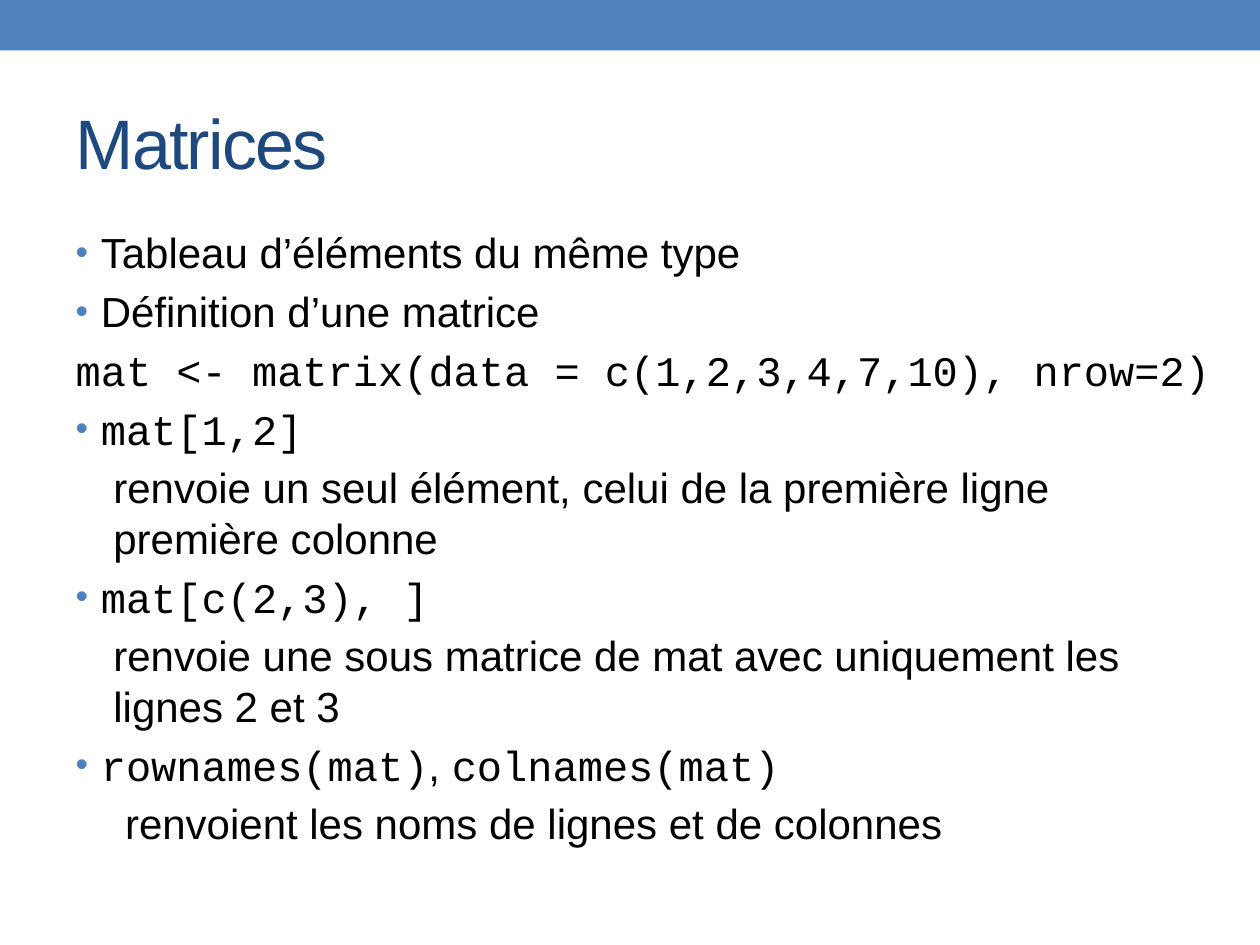
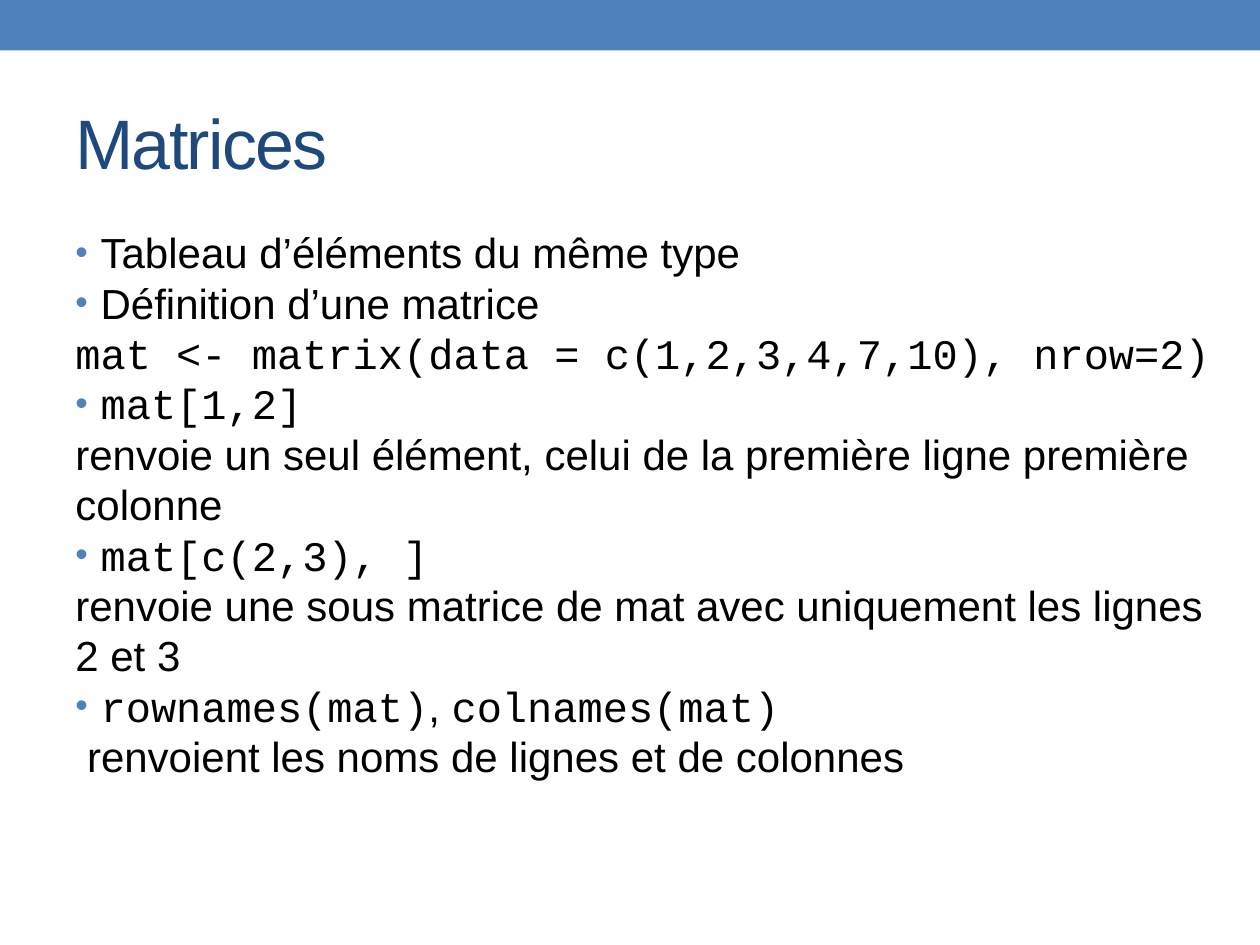
Before and after one commit to PF-BB/CentraleSupelec-R-genomics, a slide deck: slide 5 of docs/source/TP2/TP2_2061124.pptx. Drawn at 1260x945 pixels with LibreOffice and Linux fonts; fonts in the diff are those of the drawing. Boxes give left, top, right and bottom in pixels: in the first picture for what was removed or moved away, otherwise in the second. Text is boxed around its words. In the diff, an @@ line names an element or a change of style, - is before the commit and + after.

```diff
--- a/docs/source/TP2/TP2_2061124.pptx
+++ b/docs/source/TP2/TP2_2061124.pptx
@@ text "Tableau d’éléments du même type" at (75,237,1209,781): less space between paragraphs; list level 2 to 1 in "renvoie un seul élément, celui ..."; list level 2 to 1 in "renvoie une sous matrice de ..."; list level 2 to 1 in "renvoient les noms de lignes ..." @@
```
Also in this commit, not shown: 17 other slides changed.
